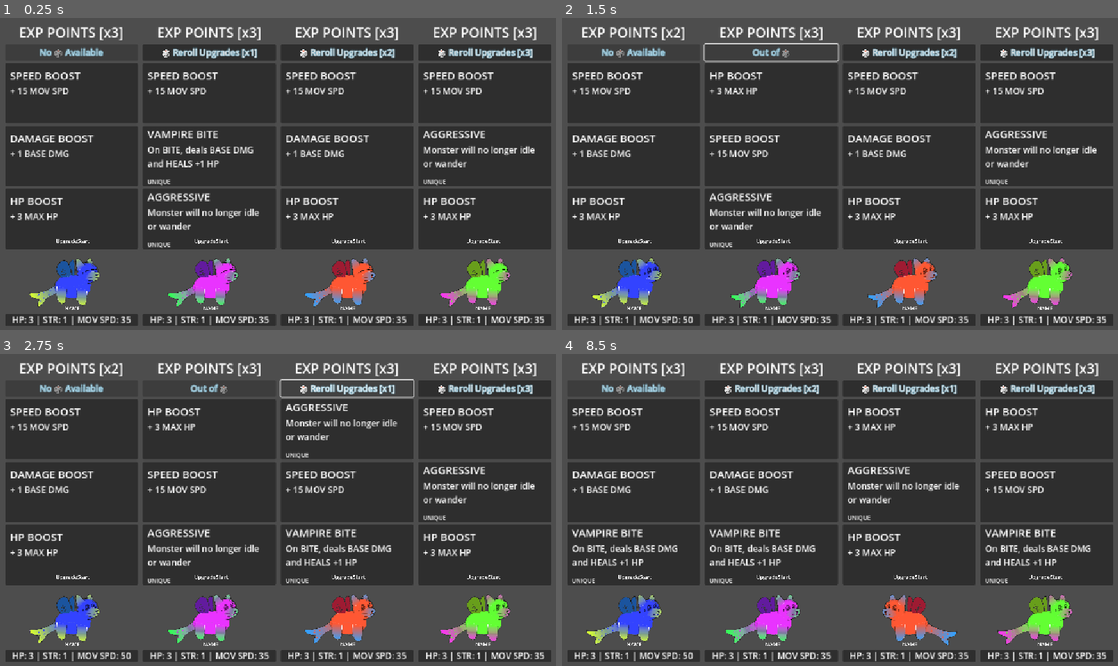
Above: before the commit, frames 1-4 (two rows, left to right).
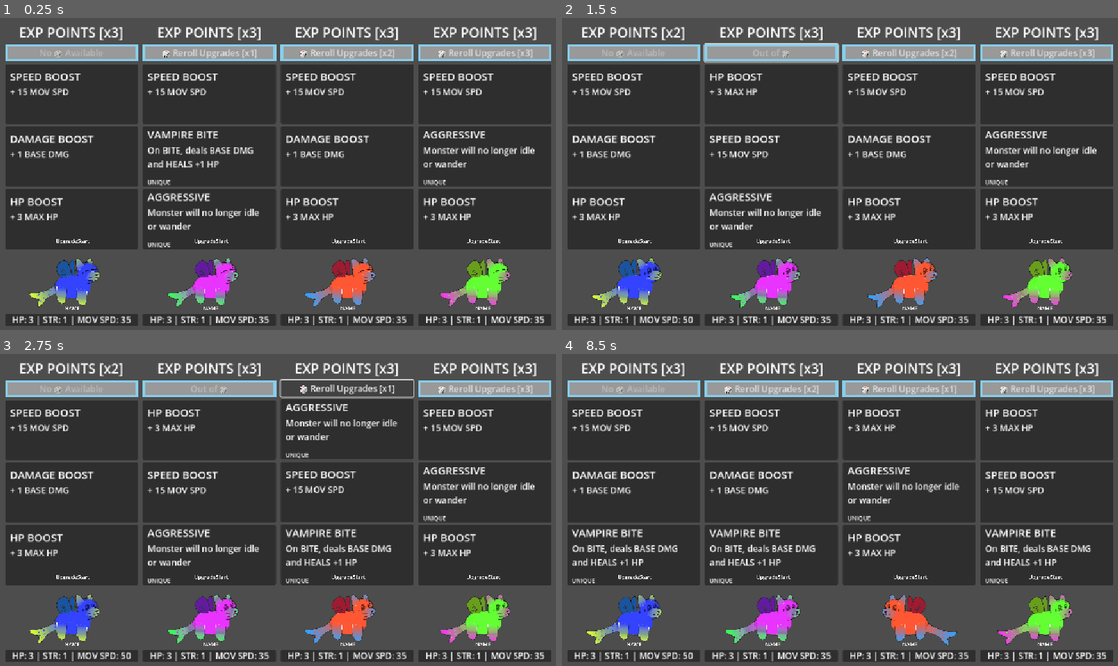
Above: after the commit, the same moments.

Repository: Galitie/tm2
Game: Godot game, scene res://test_scene.tscn
Same seed, same stepped clock (60 frames per second), same inputs: the game is played once before the commit and once after it.
Inputs (mouse positions are in pixels of both pictures, inside the frame that each line leads up to):
- Up to frame 1 (0.25 s): no input
- Up to frame 2 (1.5 s): click (634, 92) at 0.52 s; click "🎲 Reroll Upgrades [x1]" at 1.25 s
- Up to frame 3 (2.75 s): click "🎲 Reroll Upgrades [x2]" at 2 s
- Up to frame 4 (8.5 s): click "🎲 Reroll Upgrades [x3]" at 2.75 s; tap Enter (ui_accept) at 3.5, 3.77, 4.52, 6.02, 6.77, 7.52, 8 s; move the mouse to (962, 494) at 3.52 s; hold Up (ui_up) 3.53-4.28 s; click (962, 494) at 3.67 s; move the mouse to (728, 525) at 4.27 s; hold Down (ui_down) 4.28-5.03 s; move the mouse to (895, 441) at 5.02 s; hold Up (ui_up) 5.03-6.53 s; move the mouse to (812, 572) at 5.77 s; click (812, 572) at 5.92 s; move the mouse to (1006, 556) at 6.52 s; hold Down (ui_down) from 6.53 s (still down); move the mouse to (673, 463) at 7.27 s; move the mouse to (867, 510) at 8.02 s; click (867, 510) at 8.17 s

The runs differ from the first frame. In frame 1, 8.3% of the frame differs, in the area x 1-100%, y 8-65%; in frame 2, 8.2%; in frame 3, 6.3%; in frame 4, 7.7%.

Commit message:
Made reroll button also have border like other buttons

Diff:
--- a/UI/player_upgrade_panel.gd
+++ b/UI/player_upgrade_panel.gd
@@ -13,17 +13,19 @@
 var resource_array: Array[Resource] = [load("uid://c37d7vyo0m6jb"), load("uid://3aquqn25lskq"), load("uid://cvtqvsltnme3w"), load("uid://cv4dcuvdmk4d"), load("uid://cr0ughlj0g43p")]
 @onready var button_array: Array[Node] = [reroll_button, $VBoxContainer/UpgradeCard1, $VBoxContainer/UpgradeCard2, $VBoxContainer/UpgradeCard3]
 var current_user_position_in_button_array : int = 0
+var new_stylebox_normal = StyleBoxFlat.new()
+
+
 
 func _ready():
 	for card in upgrade_cards:
 		card.upgrade_panel = self
-
+	create_stylebox()
 
 func _physics_process(delta):
-	# -1(up), 0, 1(down)
 	if current_user_position_in_button_array == 0:
-		reroll_button.add_theme_color_override("font_outline_color", Color.SKY_BLUE)
-		reroll_button.add_theme_constant_override("outline_size", 3)
+		reroll_button.add_theme_stylebox_override("normal", new_stylebox_normal)
+		reroll_button.add_theme_stylebox_override("disabled", new_stylebox_normal)
 	var dpad_vertical_input: int =  Controller.IsButtonJustPressed(player.controller_port, JOY_BUTTON_DPAD_DOWN) - Controller.IsButtonJustPressed(player.controller_port, JOY_BUTTON_DPAD_UP)
 	if Controller.IsButtonJustPressed(player.controller_port, JOY_BUTTON_DPAD_DOWN) || Controller.IsButtonJustPressed(player.controller_port, JOY_BUTTON_DPAD_UP):
 		current_user_position_in_button_array += dpad_vertical_input
@@ -34,18 +36,11 @@
 		# Really shitty way to see what index player is on
 		var button = button_array[current_user_position_in_button_array]
 		if button == reroll_button:
-			reroll_button.add_theme_color_override("font_outline_color", Color.SKY_BLUE)
-			reroll_button.add_theme_constant_override("outline_size", 3)
+			reroll_button.add_theme_stylebox_override("normal", new_stylebox_normal)
 		else:
-			var new_stylebox_normal = button.get_theme_stylebox("theme").duplicate()
-			new_stylebox_normal.border_width_top = 5
-			new_stylebox_normal.border_width_bottom = 5
-			new_stylebox_normal.border_width_left = 5
-			new_stylebox_normal.border_width_right = 5
-			new_stylebox_normal.border_color = Color.SKY_BLUE
 			button.add_theme_stylebox_override("panel", new_stylebox_normal)
-			reroll_button.add_theme_constant_override("outline_size", 0)
-			reroll_button.remove_theme_color_override("font_outline_color")
+			reroll_button.remove_theme_stylebox_override("normal")
+			reroll_button.remove_theme_stylebox_override("disabled")
 		for other_button in button_array:
 			if other_button != button:
 				other_button.remove_theme_stylebox_override("panel")
@@ -89,3 +84,11 @@
 # reroll button
 func _on_button_pressed():
 	emit_signal("reroll_pressed", self) #Caught by game scene
+
+
+func create_stylebox():
+	new_stylebox_normal.border_width_top = 5
+	new_stylebox_normal.border_width_bottom = 5
+	new_stylebox_normal.border_width_left = 5
+	new_stylebox_normal.border_width_right = 5
+	new_stylebox_normal.border_color = Color.SKY_BLUE
--- a/UI/player_upgrade_panel.tscn
+++ b/UI/player_upgrade_panel.tscn
@@ -1,7 +1,9 @@
-[gd_scene load_steps=3 format=3 uid="uid://ba3142spsuljy"]
+[gd_scene load_steps=4 format=3 uid="uid://ba3142spsuljy"]
 
 [ext_resource type="Script" uid="uid://b8r2s0kgideul" path="res://UI/player_upgrade_panel.gd" id="1_kvryu"]
 [ext_resource type="PackedScene" uid="uid://dgbiaduauaghx" path="res://Cards/card.tscn" id="1_qh1v2"]
+
+[sub_resource type="StyleBoxFlat" id="StyleBoxFlat_1e1ab"]
 
 [node name="PlayerUpgradePanel" type="MarginContainer" groups=["PlayerUpgradePanel"]]
 size_flags_horizontal = 3
@@ -28,6 +30,7 @@
 
 [node name="Reroll" type="Button" parent="VBoxContainer"]
 layout_mode = 2
+theme_override_styles/normal = SubResource("StyleBoxFlat_1e1ab")
 text = "Reroll Upgrades"
 
 [node name="UpgradeCard1" parent="VBoxContainer" groups=["UpgradeCard"] instance=ExtResource("1_qh1v2")]
